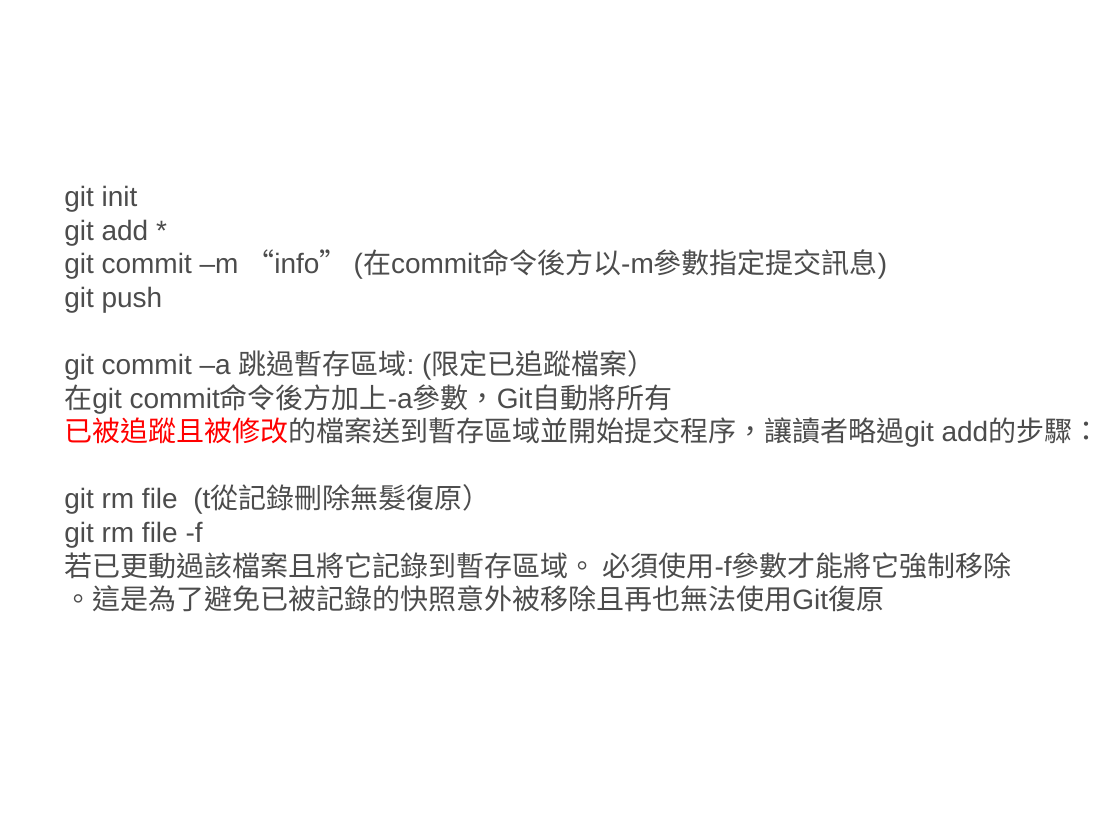
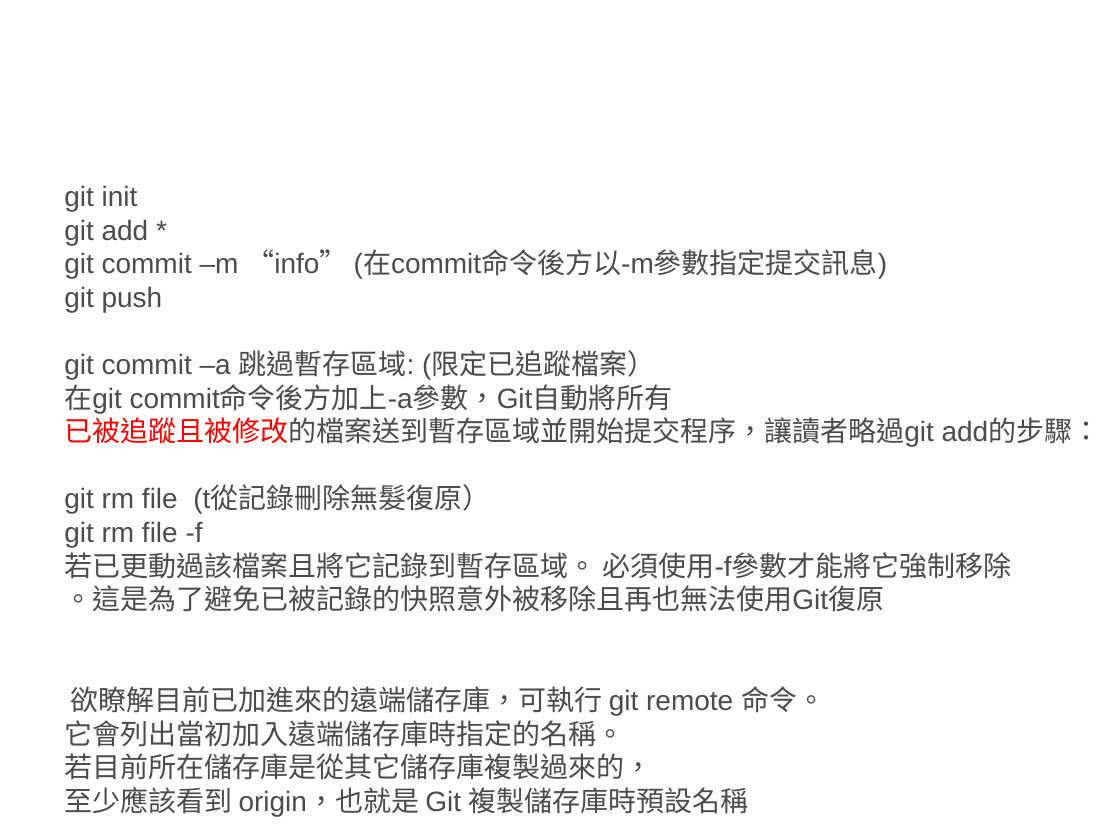
Before and after one commit to rai1872/xsync, a slide deck: slide 14 of 版本控制.pptx. Drawn at 1120x840 pixels with LibreOffice and Linux fonts; fonts in the diff are those of the drawing. Boxes give left, top, right and bottom in pixels: in the first picture for what was removed or moved away, otherwise in the second. Text is boxed around its words. In the diff, an @@ line names an element or a change of style, - is before the commit and + after.

```diff
--- a/版本控制.pptx
+++ b/版本控制.pptx
@@ text at (x1=64, y1=686, x2=825, y2=816): paragraphs added @@
+欲瞭解目前已加進來的遠端儲存庫，可執行 git remote 命令。
+它會列出當初加入遠端儲存庫時指定的名稱。
+若目前所在儲存庫是從其它儲存庫複製過來的，
+至少應該看到 origin，也就是 Git 複製儲存庫時預設名稱
```
Also in this commit, not shown: 1 slide added.
